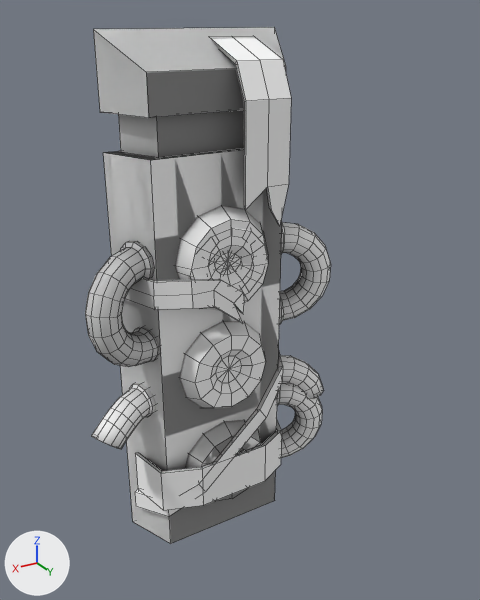
An edit to the Blender file Chasm/Assets/Models/Enviro.blend, drawn before and after from the same camera.
Rendered twice from a camera (50 mm lens) standing at (3.25, 5.38, 5.88) and looking at (-0.24, -0.43, 2.98). The lights are fixed; the arrows at lower left show +X, +Y and +Z. Mesh edges are drawn as thin lines. The same objects are shown in both versions, whatever each file hides.

Script lines for the objects in view, before the commit:
```python
mat_material_004 = diffuse_material('Material.004')
mat_material_004.texture = img_pylon1_ao
mat_material_005 = diffuse_material('Material.005')
mat_material_005.texture = img_pylon2_ao
me_cube_002 = bpy.data.meshes.new('Cube.002')
me_cube_002.from_pydata(...)  # 669 vertices, 634 faces; spans x -2.22..1.51, y -1.0..-0.15, z 0.0..5.75
me_cube_002.materials.append(mat_material_004)  # picture img_pylon1_ao
me_cube_003 = bpy.data.meshes.new('Cube.003')
me_cube_003.from_pydata(...)  # 626 vertices, 592 faces; spans x -2.22..1.54, y -1.0..-0.18, z 0.0..5.75
me_cube_003.materials.append(mat_material_005)  # picture img_pylon2_ao
ob_pylon1 = bpy.data.objects.new('pylon1', me_cube_002)
ob_pylon1.location = (0.0, 0.0, 0.0)
_m = ob_pylon1.modifiers.new('EdgeSplit', 'EDGE_SPLIT')
_m.use_edge_angle = False
ob_pylon2 = bpy.data.objects.new('pylon2', me_cube_003)
ob_pylon2.location = (0.0, 0.0, 0.0)
_m = ob_pylon2.modifiers.new('EdgeSplit', 'EDGE_SPLIT')
_m.use_edge_angle = False
```
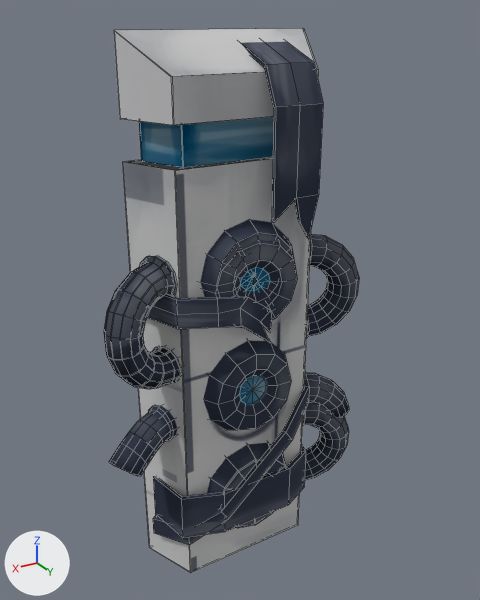
Location of each change, [x1, y1, x2, y2] in pixels of the pictures (480 x 600 px):
'pylon1', surface changed, mesh moved: before [85, 27, 331, 544]; after [104, 28, 359, 547]
'pylon2', surface changed, mesh moved: before [91, 228, 322, 517]; after [105, 28, 349, 572]

What the commit changed:
Picture 'Pylon1_diffuse' (img_pylon1_diffuse) is new.
Picture 'Pylon2_diffuse.png' (img_pylon2_diffuse_png) is new.
Material 'Material.005' (mat_material_005) changes its picture from img_pylon2_ao to img_pylon2_diffuse_png.
Material 'Material.004' (mat_material_004) changes its picture from img_pylon1_ao to img_pylon1_diffuse.
me_cube_003 has 626 vertices, 592 faces and spans x -2.22..1.54, y -1.0..-0.18, z 0.0..5.75.
me_cube_003 is used by ob_pylon2; location (0.0, 0.0, 0.0).
me_cube_003 part 1: the whole mesh is moved by (0.0, 0.53, 0.0).
me_cube_002 has 669 vertices, 634 faces and spans x -2.22..1.51, y -1.0..-0.15, z 0.0..5.75.
me_cube_002 is used by ob_pylon1; location (0.0, 0.0, 0.0).
me_cube_002 part 2: the whole mesh is moved by (0.0, 0.51, 0.0).
